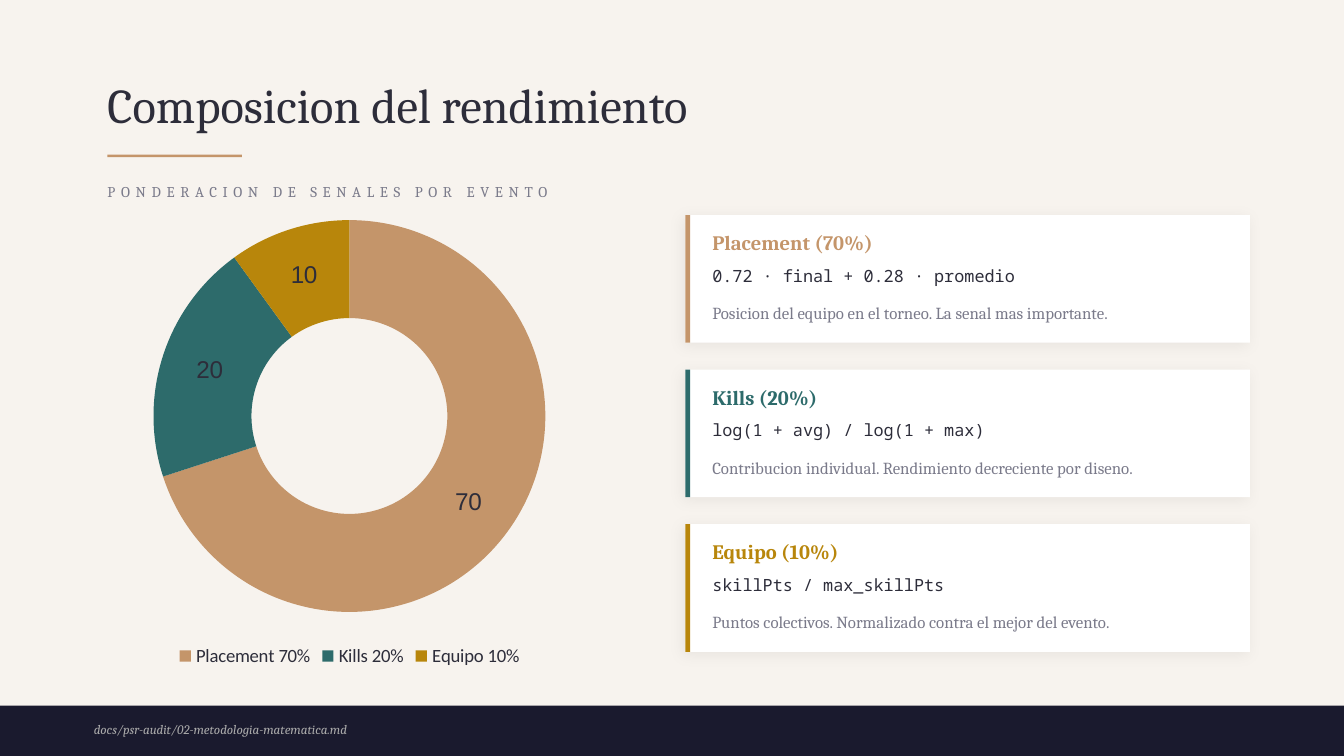
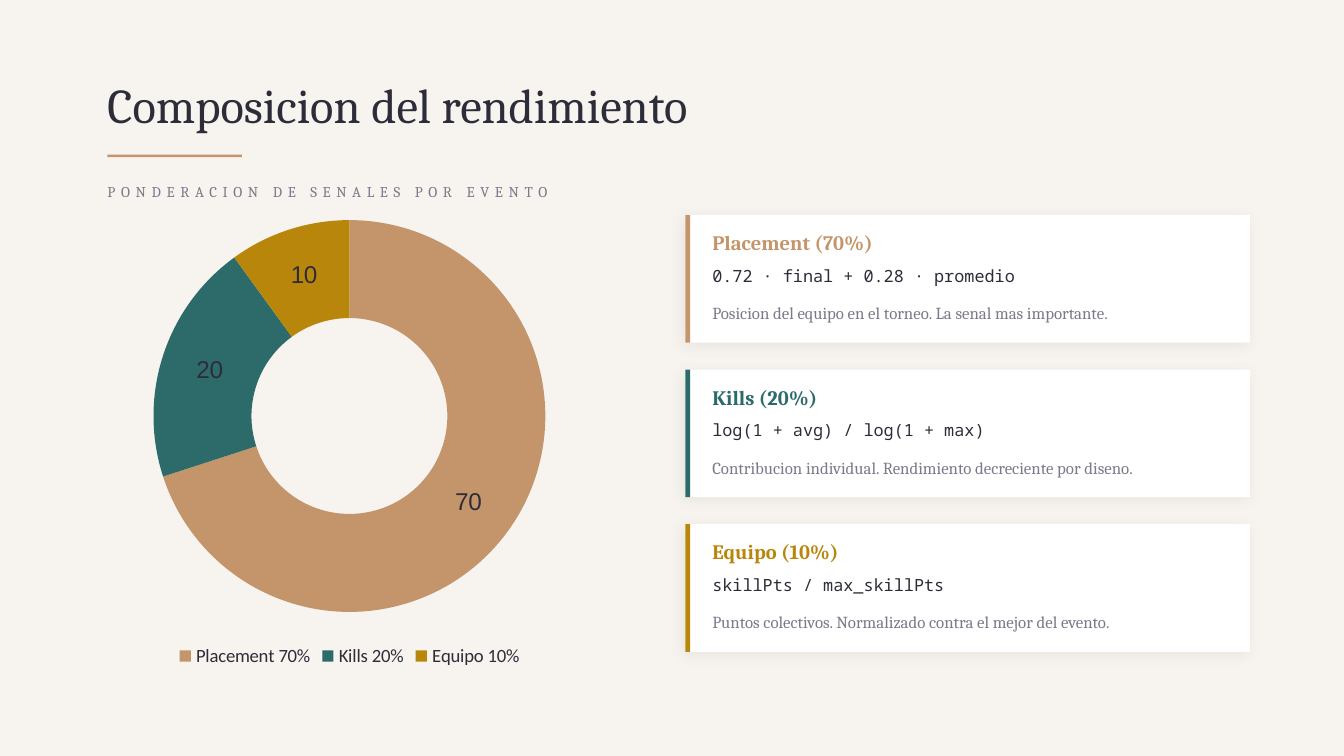
Before and after one commit to DruxMeaney/phoenix-arena, a slide deck: slide 5 of docs/Phoenix_Arena_PSR_Elegante.pptx. Drawn at 1344x756 pixels with LibreOffice and Linux fonts; fonts in the diff are those of the drawing; background and template pictures are left out. Boxes give left, top, right and bottom in pixels: in the first picture for what was removed or moved away, otherwise in the second. Text is boxed around its words. In the diff, an @@ line names an element or a change of style, - is before the commit and + after.

```diff
--- a/docs/Phoenix_Arena_PSR_Elegante.pptx
+++ b/docs/Phoenix_Arena_PSR_Elegante.pptx
@@ rectangle removed at (0,706,1344,756) @@
@@ text removed at (94,725,347,737) @@
-docs/psr-audit/02-metodologia-matematica.md
```
Also in this commit, not shown: 10 other slides changed, 6 other files.
